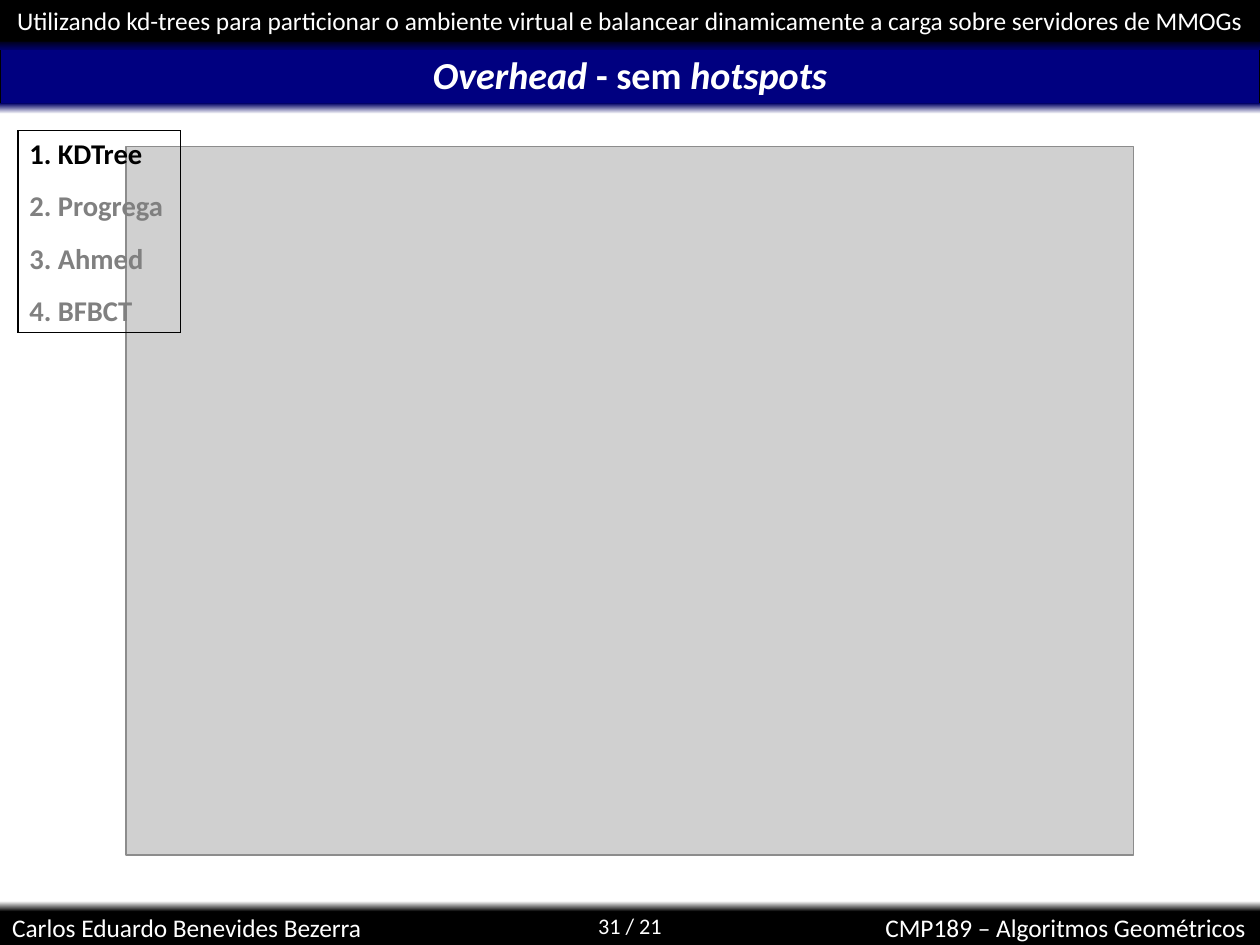
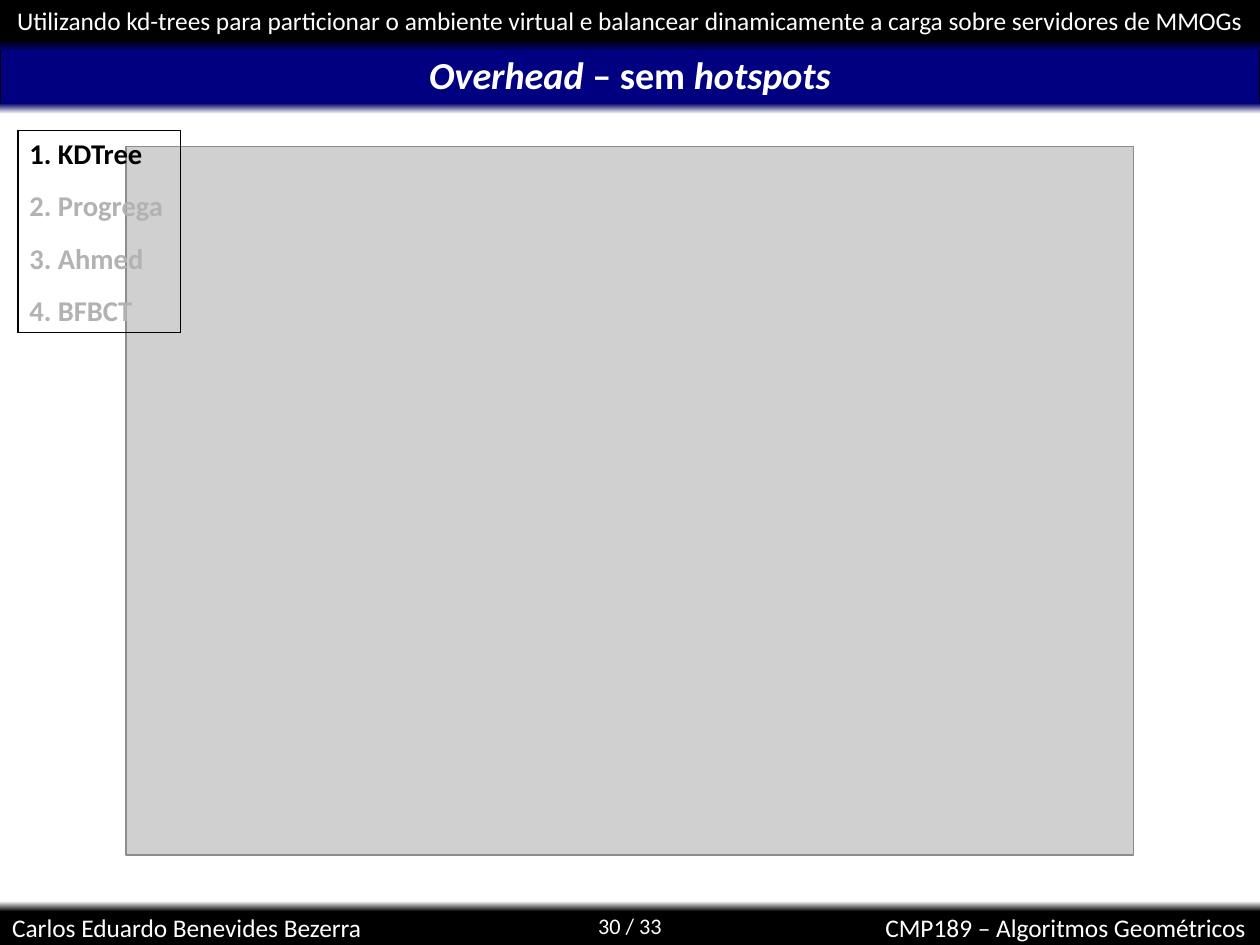
Before and after one commit to kdubezerra/kdubezerra, a slide deck: slide 30 of disciplinas/cmp189/apresentacaoTrabalhoFinal.ppt (slide 31 before the commit). Drawn at 1260x945 pixels with LibreOffice and Linux fonts; fonts in the diff are those of the drawing; grey boxes stand for pictures; background and template pictures are left out. Boxes give left, top, right and bottom in pixels: in the first picture for what was removed or moved away, otherwise in the second. Text is boxed around its words. In the diff, an @@ line names an element or a change of style, - is before the commit and + after.

```diff
--- a/disciplinas/cmp189/apresentacaoTrabalhoFinal.ppt
+++ b/disciplinas/cmp189/apresentacaoTrabalhoFinal.ppt
@@ title at (429,62,831,95): text changed @@
-Overhead - sem hotspots
+Overhead – sem hotspots
@@ text in rectangle at (29,193,163,328): text colour #808080 to #B2B2B2 in "2. Progrega", "3. Ahmed", "4. BFBCT" @@
@@ page number at (598,919,662,934): text changed @@
-31 / 21
+30 / 33
```
Also in this commit, not shown: 7 other slides changed, 2 slides added, 1 slide removed.
